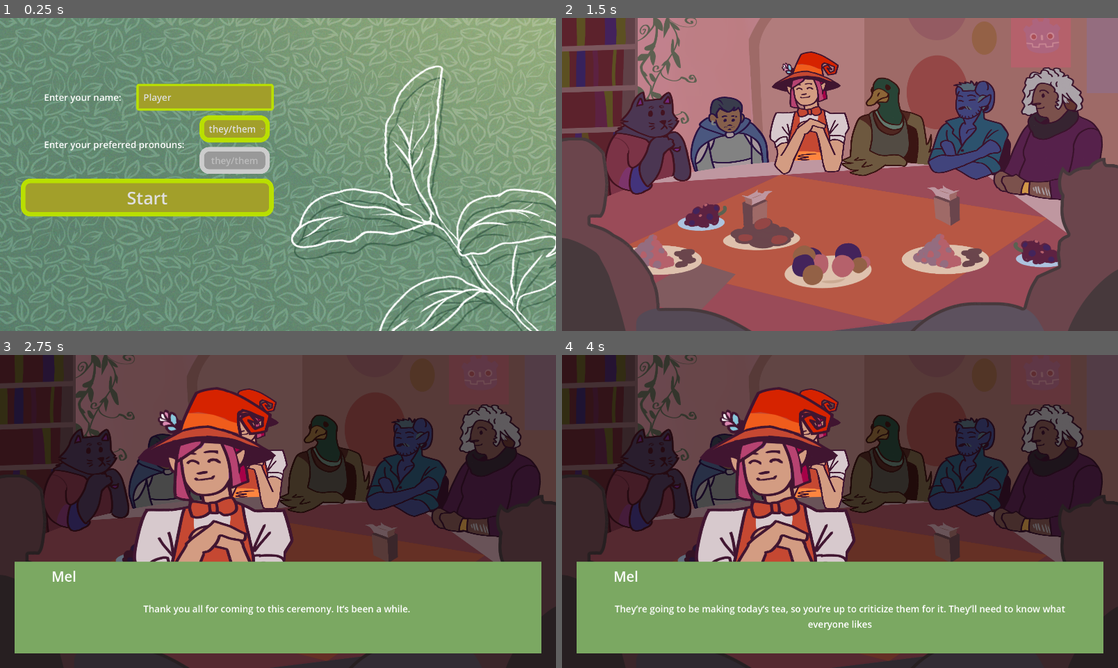
Above: before the commit, frames 1-4 (two rows, left to right).
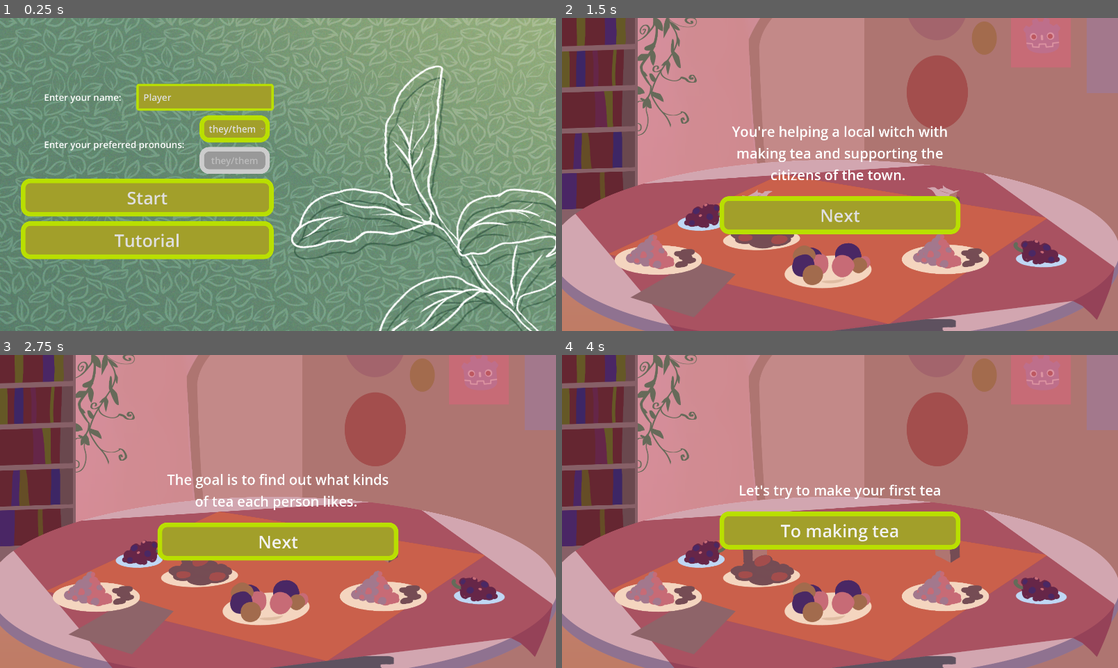
Above: after the commit, the same moments.

Repository: milana-94888u/tea-party
Game: Godot game, scene res://src/scenes/ui/main_menu.tscn
Two runs of this game, one before a commit and one after it. Both use one fixed random seed, a clock stepped at 60 frames per second and the inputs below.
Inputs (mouse positions are in pixels of both pictures, inside the frame that each line leads up to):
- Up to frame 1 (0.25 s): no input
- Up to frame 2 (1.5 s): click (706, 240) at 0.5 s, where only the run after the commit has a clickable "Tutorial"; click (706, 196) at 1.25 s, where only the run before the commit has a clickable "Start"
- Up to frame 3 (2.75 s): click (278, 552) at 2 s, where only the run after the commit has a clickable "Next"
- Up to frame 4 (4 s): click (840, 542) at 2.75 s, where only the run after the commit has a clickable "Next"; click (840, 561) at 3.5 s, where only the run after the commit has a clickable "Next"

The runs differ from the first frame. In frame 1, 5.5% of the frame differs, in the area x 3-50%, y 64-78%; in frame 2, 41%; in frame 3, 99%, in the area x 0-100%, y 0-100%; in frame 4, 99%.

Commit message:
better persistent main menu

Diff:
--- a/src/autoload/player_data.gd
+++ b/src/autoload/player_data.gd
@@ -4,6 +4,7 @@
 @export var player_name: String
 @export var pronouns_nominative: String
 @export var pronouns_accusative: String
+@export var was_started := false
 
 
 func start_game(
@@ -11,6 +12,7 @@
 	pronouns_nominative_: String,
 	pronouns_accusative_: String
 ) -> void:
+	was_started = true
 	player_name = player_name_
 	pronouns_nominative = pronouns_nominative_
 	pronouns_accusative = pronouns_accusative_
--- a/src/scenes/ui/main_menu.gd
+++ b/src/scenes/ui/main_menu.gd
@@ -5,10 +5,28 @@
 @onready var pronouns_line := %PronounsLine as LineEdit
 @onready var pronouns_options := %PronounsOptions as OptionButton
 @onready var start_button := %StartButton as Button
+@onready var tutorial_button := %TutorialButton as Button
 
 
 func _ready() -> void:
-	_on_pronouns_options_item_selected(2)
+	if PlayerData.was_started:
+		var pronouns := PlayerData.pronouns_nominative + "/" + PlayerData.pronouns_accusative
+		var correct_index := -1
+		for index in pronouns_options.item_count:
+			if pronouns_options.get_item_text(index) == pronouns:
+				correct_index = index
+		if correct_index != -1:
+			pronouns_options.selected = correct_index
+			_on_pronouns_options_item_selected(correct_index)
+		else:
+			pronouns_options.selected = pronouns_options.item_count - 1
+			_on_pronouns_options_item_selected(pronouns_options.item_count - 1)
+			_on_pronouns_line_text_changed(pronouns)
+			pronouns_line.text = pronouns
+		name_line.text = PlayerData.player_name
+	else:
+		pronouns_options.selected = 2
+		_on_pronouns_options_item_selected(2)
 
 
 func _on_pronouns_options_item_selected(index: int) -> void:
@@ -48,12 +66,23 @@
 func _on_name_line_text_changed(new_text: String) -> void:
 	if validate_alnum(new_text):
 		start_button.disabled = false
+		tutorial_button.disabled = false
 	else:
 		start_button.disabled = true
+		tutorial_button.disabled = true
 
 
 func _on_pronouns_line_text_changed(new_text: String) -> void:
 	if validate_pronouns(new_text):
 		start_button.disabled = false
+		tutorial_button.disabled = false
 	else:
 		start_button.disabled = true
+		tutorial_button.disabled = true
+
+
+func _on_tutorial_button_pressed() -> void:
+	SfxPlayer.play_sound_effect(Sounds.button)
+	var pronouns := pronouns_line.text.split("/", true, 2)
+	PlayerData.start_game(name_line.text, pronouns[0], pronouns[1])
+	get_tree().change_scene_to_file("res://src/scenes/learning/empty_main.tscn")
--- a/src/scenes/ui/main_menu.tscn
+++ b/src/scenes/ui/main_menu.tscn
@@ -77,7 +77,14 @@
 mouse_default_cursor_shape = 2
 text = "Start"
 
+[node name="TutorialButton" type="Button" parent="VBoxContainer"]
+unique_name_in_owner = true
+layout_mode = 2
+mouse_default_cursor_shape = 2
+text = "Tutorial"
+
 [connection signal="text_changed" from="VBoxContainer/HBoxContainer/NameLine" to="." method="_on_name_line_text_changed"]
 [connection signal="item_selected" from="VBoxContainer/HBoxContainer2/VBoxContainer/PronounsOptions" to="." method="_on_pronouns_options_item_selected"]
 [connection signal="text_changed" from="VBoxContainer/HBoxContainer2/VBoxContainer/PronounsLine" to="." method="_on_pronouns_line_text_changed"]
 [connection signal="pressed" from="VBoxContainer/StartButton" to="." method="_on_start_button_pressed"]
+[connection signal="pressed" from="VBoxContainer/TutorialButton" to="." method="_on_tutorial_button_pressed"]
